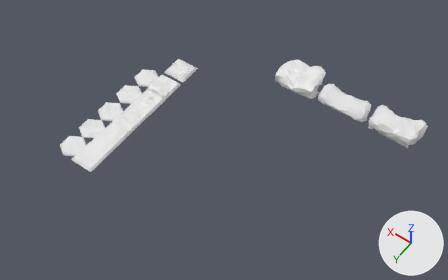
Renders of the Blender file DevelopmentMaterials/Models/grounds.blend from each side of a commit.
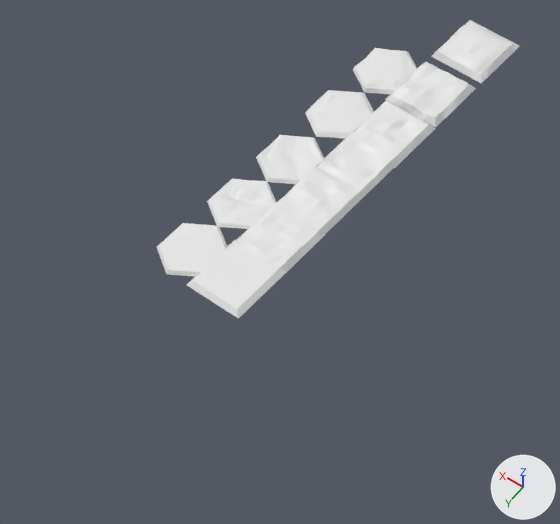
Each version appears first whole from a 50 mm lens placed at (-28.5, 37.7, 43.9), pointed at (-9.1, 10.5, 1.2), and next in a close-up on the part from 0% to 48% of the width and 18% to 89% of the height. The lights are fixed; the arrows at lower right show +X, +Y and +Z.

Before the edit, the objects in view are built like this:
```python
me_cylinder_001 = bpy.data.meshes.new('Cylinder.001')
me_cylinder_001.from_pydata(...)  # 102 vertices, 97 faces; spans x -1.09..1.09, y -1.26..1.26, z -0.17..0.06
me_plane_005 = bpy.data.meshes.new('Plane.005')
me_plane_005.from_pydata(...)  # 113 vertices, 96 faces; spans x -1.17..1.17, y -1.18..1.17, z -0.26..0.05
me_plane_008 = bpy.data.meshes.new('Plane.008')
me_plane_008.from_pydata(...)  # 113 vertices, 96 faces; spans x -1.19..1.22, y -1.19..1.19, z -0.18..0.25
ob_ground_4 = bpy.data.objects.new('ground_4', me_plane_008)
ob_ground_4.location = (0.0, 5.0, 0.0)
ob_ground__3 = bpy.data.objects.new('ground._3', me_plane_005)
ob_ground__3.location = (0.0, 10.0, 0.0)
ob_hexground_0 = bpy.data.objects.new('hexground_0', me_cylinder_001)
ob_hexground_0.location = (2.0, 15.55, 0.0)
# also in view: 'hexground_1' at (2.0, 13.1, -0.1); 'hexground_3' at (2.0, 7.8, 0.0); 'ground_3' at (0.0, 7.7, 0.0); 'ground_1' at (0.0, 14.0, -0.1); 'hexground_2' at (2.0, 10.4, -0.1)
```
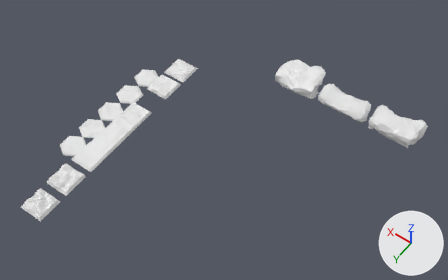
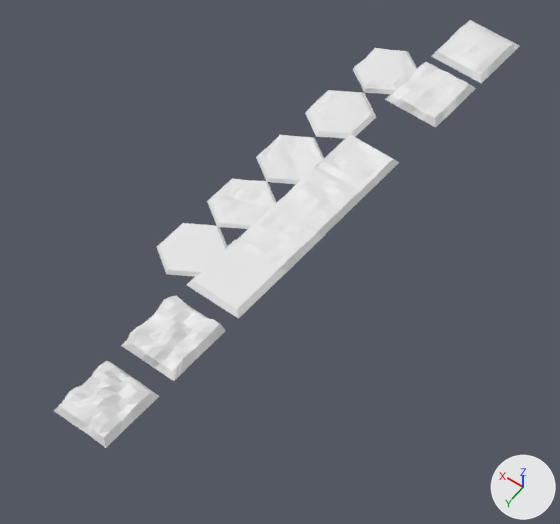
Pixel boxes (x1, y1, x2, y2) of what changed, in the close-ups (560 x 524 px):
'ground_6', added
    after: (54, 361, 159, 448)
'ground_5', added
    after: (121, 296, 225, 381)
'ground._3', deleted
    before: (351, 101, 436, 168)

The change, as a list of edits to the scene's bpy script:
```text
Add me_plane_006:
    me_plane_006.from_pydata(...)  # 113 vertices, 96 faces; spans x -1.2..1.2, y -1.26..1.2, z -0.18..0.46
Add me_plane_005_1:
    me_plane_005_1.from_pydata(...)  # 113 vertices, 96 faces; spans x -1.17..1.18, y -1.19..1.17, z -0.28..0.42
Remove ob_ground__3:
    ob_ground__3 = bpy.data.objects.new('ground._3', me_plane_005)
    ob_ground__3.location = (0.0, 10.0, 0.0)
Add ob_ground_5:
    ob_ground_5 = bpy.data.objects.new('ground_5', me_plane_006)
    ob_ground_5.location = (0.0, 21.0, 0.0)
Add ob_ground_6:
    ob_ground_6 = bpy.data.objects.new('ground_6', me_plane_005_1)
    ob_ground_6.location = (0.0, 24.0, 0.0)
```
